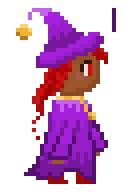
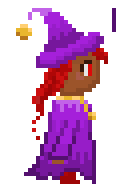
Layers edited between the first and the second 128x192 image:
removed layer "Layer 3 copy 2" (1st of 2, in "walk4") from group "walk4" over [92, 120, 108, 156]
removed layer "shoe" (3rd of 7, in "walk4") from group "walk4" over [76, 172, 92, 184]
painted on "shoe copy 2" (1st of 2, in "walk4") over [48, 172, 92, 184]
